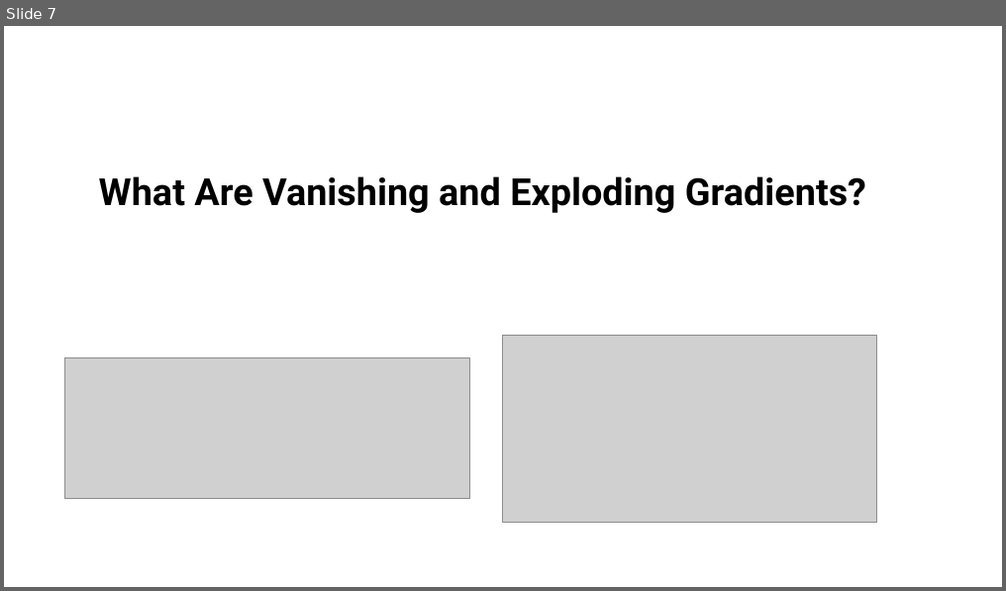
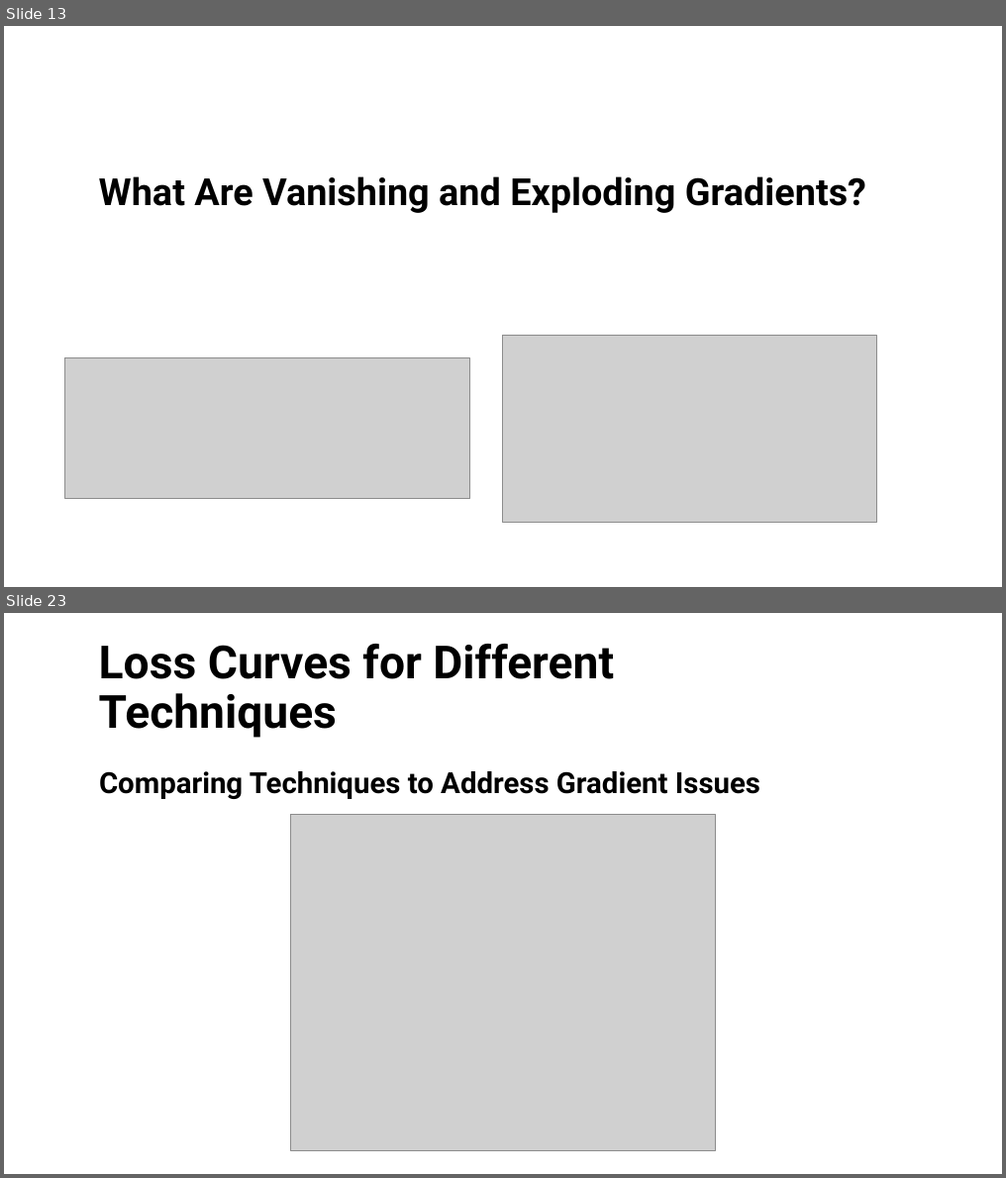
Before and after one commit to nazmul-nil/vanishing_gradients_tutorial_MLNN, a slide deck: tutorial/Vanishing_gradients.pptx. Shown one above the other, each under a label of ours: slide 7 before the commit, slides 13 and 23 after it; the slides between them are not shown. The pictures are 1006x591 and 1006x1178 pixels, drawn with LibreOffice and Linux fonts; fonts in the diff are those of the drawing; grey boxes stand for pictures. Boxes give left, top, right and bottom in pixels: in the first picture for what was removed or moved away, otherwise in the second. Text is boxed around its words. In the diff, an @@ line names an element or a change of style, - is before the commit and + after.

```diff
--- a/tutorial/Vanishing_gradients.pptx
+++ b/tutorial/Vanishing_gradients.pptx
@@ slide 23 added at (4,613,1002,1174), background #FFFFFF @@
@@ title added at (99,644,614,738), 44 pt, text #000000, bold @@
+Loss Curves for Different Techniques
@@ text added at (99,771,760,799), 28 pt, text #000000, bold @@
+Comparing Techniques to Address Gradient Issues
@@ picture added at (291,814,715,1152) @@
@@ what was slide 7 is now slide 13 @@
```
Also in this commit, not shown: 19 slides changed, 9 other slides added, 3 other files.
